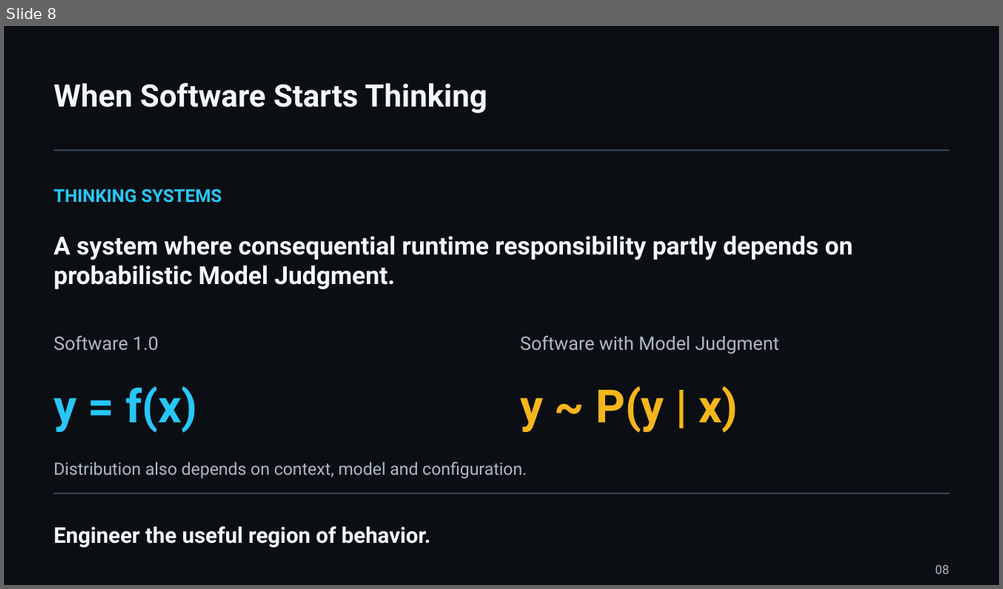
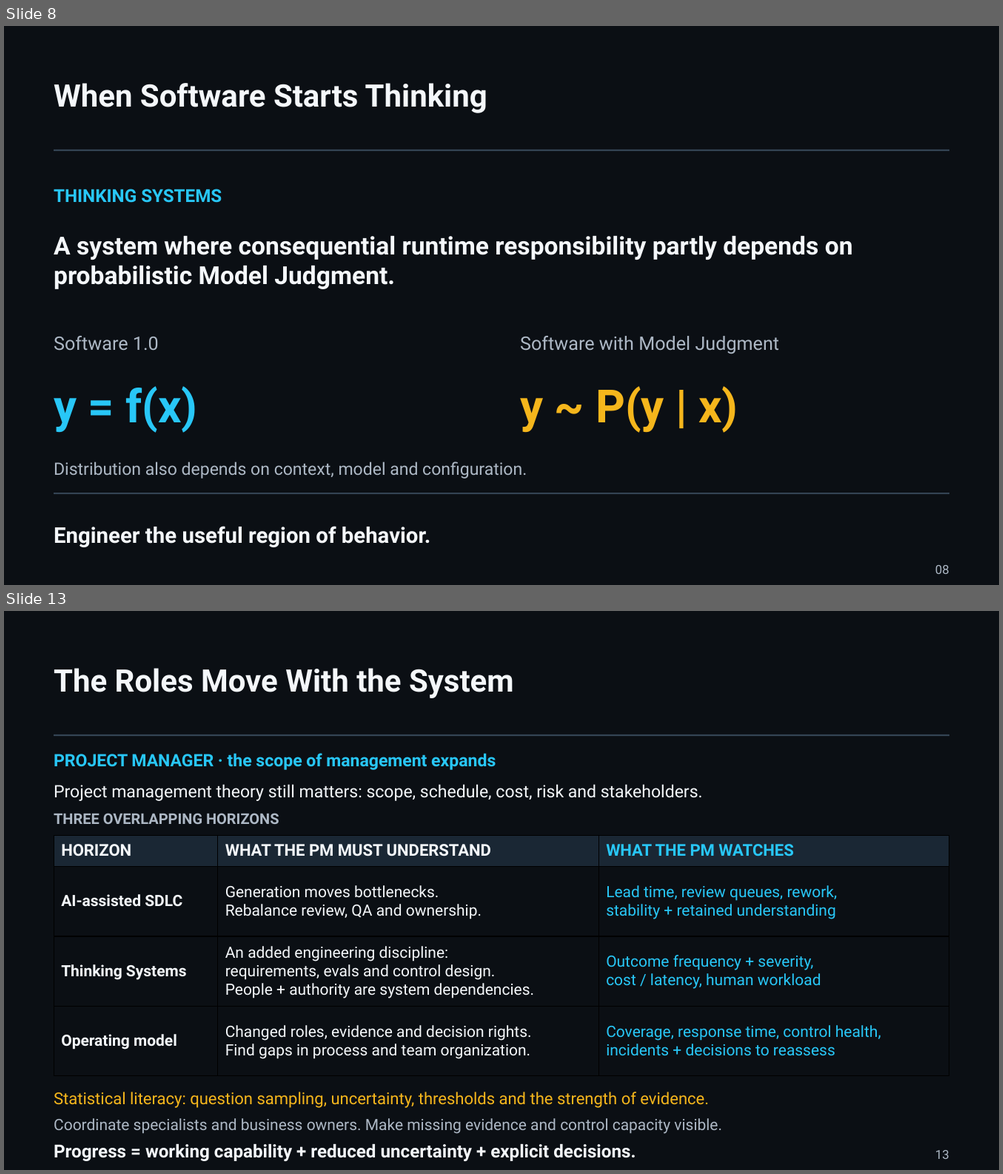
Before and after one commit to UncertaintyArchitectureGroup/uncertainty-architecture, a slide deck: assets/presentations/pmday-2026/ai-changes-both-sides.pptx. Shown one above the other, each under a label of ours: slide 8 before the commit, slides 8 and 13 after it; the slides between them are not shown. The pictures are 1003x589 and 1003x1174 pixels, drawn with LibreOffice and Linux fonts; fonts in the diff are those of the drawing. Boxes give left, top, right and bottom in pixels: in the first picture for what was removed or moved away, otherwise in the second. Text is boxed around its words. In the diff, an @@ line names an element or a change of style, - is before the commit and + after.

```diff
--- a/assets/presentations/pmday-2026/ai-changes-both-sides.pptx
+++ b/assets/presentations/pmday-2026/ai-changes-both-sides.pptx
@@ slide 13 added at (4, 611, 999, 1170), background #0B0F14 @@
@@ text added at (54, 668, 514, 698), 30 pt, text #F4F7FA, bold @@
+The Roles Move With the System
@@ line added from (54, 735) to (949, 735), #344454 1.5 pt @@
@@ text added at (54, 753, 495, 770), 16.5 pt, text #28C7F7, bold @@
+PROJECT MANAGER · the scope of management expands
@@ text added at (54, 784, 703, 801), 16.5 pt, text #F4F7FA @@
+Project management theory still matters: scope, schedule, cost, risk and stakeholders.
@@ text added at (54, 813, 279, 824), 14.2 pt, text #ADB8C5, bold @@
+THREE OVERLAPPING HORIZONS
@@ table added at (54, 835, 949, 1076), 4 rows, 3 columns @@
+HORIZON | WHAT THE PM MUST UNDERSTAND | WHAT THE PM WATCHES
+AI-assisted SDLC | Generation moves bottlenecks. / Rebalance review, QA and ownership. | Lead time, review queues, rework, / stability + retained understanding
+Thinking Systems | An added engineering discipline: / requirements, evals and control design. / People + authority are system dependencies. | Outcome frequency + severity, / cost / latency, human workload
+Operating model | Changed roles, evidence and decision rights. / Find gaps in process and team organization. | Coverage, response time, control health, / incidents + decisions to reassess
@@ text added at (54, 1092, 708, 1108), 15.8 pt, text #F5B61C @@
+Statistical literacy: question sampling, uncertainty, thresholds and the strength of evidence.
@@ text added at (54, 1119, 722, 1134), 15 pt, text #ADB8C5 @@
+Coordinate specialists and business owners. Make missing evidence and control capacity visible.
@@ text added at (54, 1145, 635, 1162), 17.2 pt, text #F4F7FA, bold @@
+Progress = working capability + reduced uncertainty + explicit decisions.
@@ text added at (935, 1150, 949, 1159), 12 pt, text #ADB8C5 @@
+13
```
Also in this commit, not shown: 4 slides changed, 1 other slide added, 2 slides removed, 8 other files.
